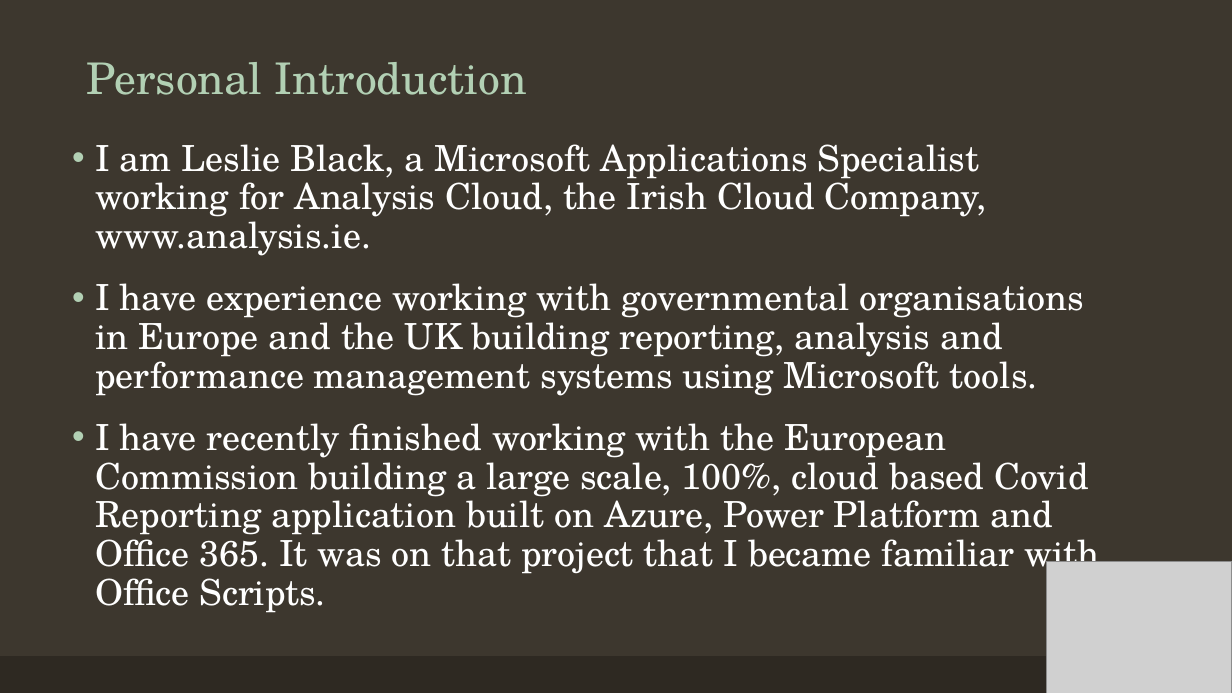
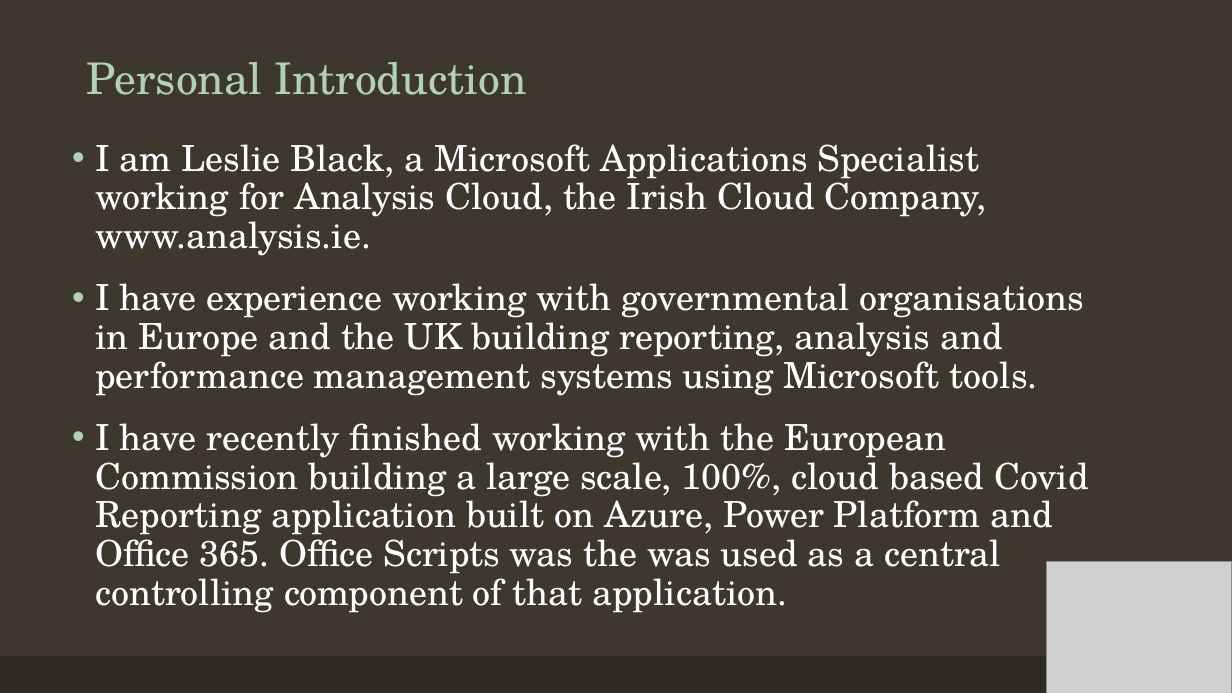
Before and after one commit to MrAnalyticals/OfficeScripts, a slide deck: slide 2 of TICTACUFOGame/TICTAC UFO Office Scripts Game.pptx. Drawn at 1232x693 pixels with LibreOffice and Linux fonts; fonts in the diff are those of the drawing; grey boxes stand for pictures. Boxes give left, top, right and bottom in pixels: in the first picture for what was removed or moved away, otherwise in the second. Text is boxed around its words. In the diff, an @@ line names an element or a change of style, - is before the commit and + after.

```diff
--- a/TICTACUFOGame/TICTAC UFO Office Scripts Game.pptx
+++ b/TICTACUFOGame/TICTAC UFO Office Scripts Game.pptx
@@ text at (95, 423, 1088, 613): text changed @@
-• I have recently finished working with the European Commission building a large scale, 100%, cloud based Covid Reporting application built on Azure, Power Platform and Office 365. It was on that project that I became familiar with Office Scripts.
+• I have recently finished working with the European Commission building a large scale, 100%, cloud based Covid Reporting application built on Azure, Power Platform and Office 365. Office Scripts was the was used as a central controlling component of that application.
```
Also in this commit, not shown: 1 other slide changed.
